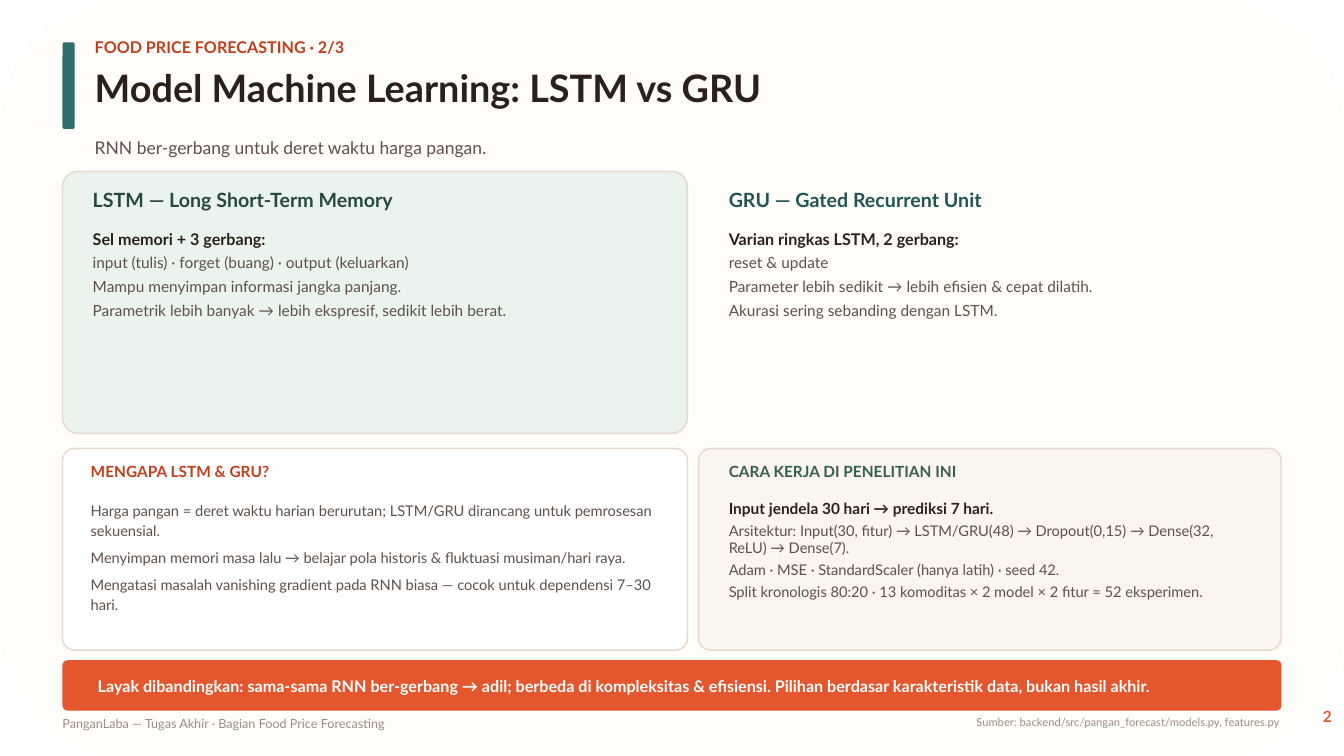
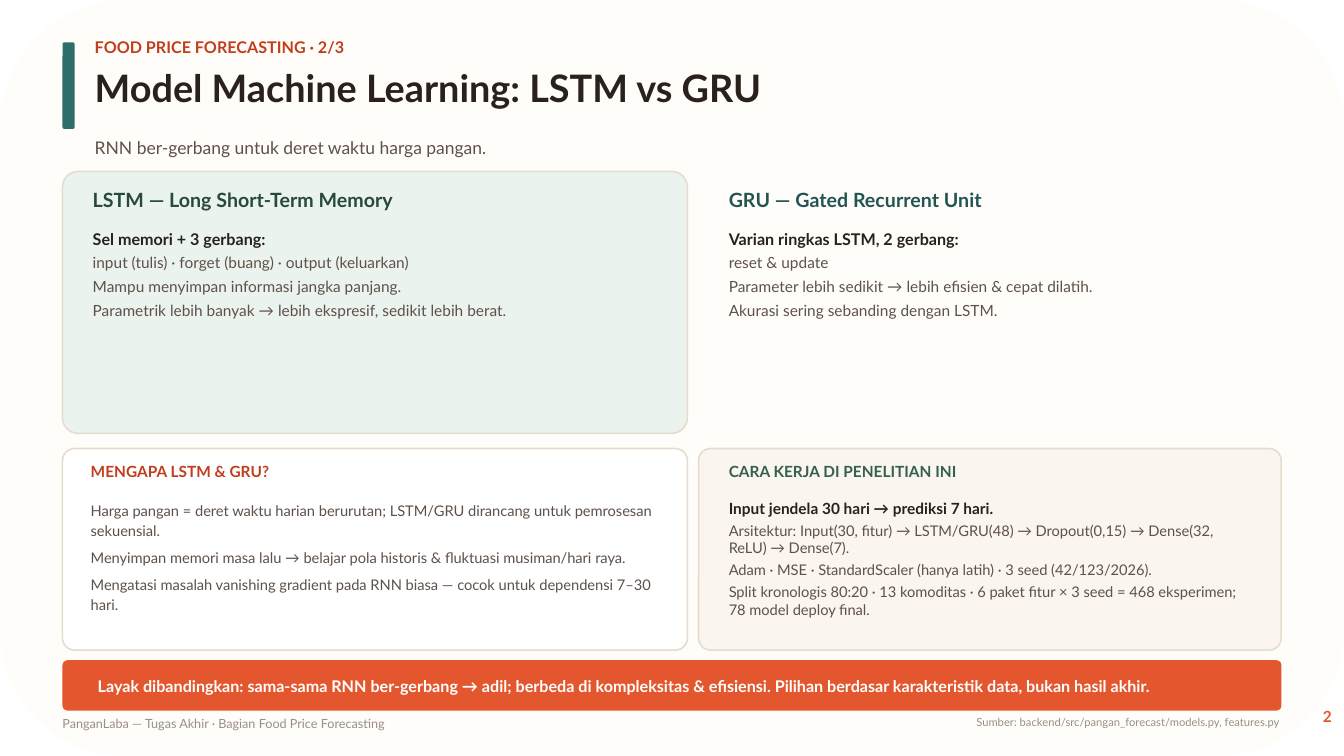
Before and after one commit to billyramadan/pangan-Laba, a slide deck: slide 2 of reports/FoodPriceForecasting_3Slide_v2.pptx. Drawn at 1344x756 pixels with LibreOffice and Linux fonts; fonts in the diff are those of the drawing. Boxes give left, top, right and bottom in pixels: in the first picture for what was removed or moved away, otherwise in the second. Text is boxed around its words. In the diff, an @@ line names an element or a change of style, - is before the commit and + after.

```diff
--- a/reports/FoodPriceForecasting_3Slide_v2.pptx
+++ b/reports/FoodPriceForecasting_3Slide_v2.pptx
@@ text at [729, 564, 1236, 618]: text changed @@
-Adam · MSE · StandardScaler (hanya latih) · seed 42.
-Split kronologis 80:20 · 13 komoditas × 2 model × 2 fitur = 52 eksperimen.
+Adam · MSE · StandardScaler (hanya latih) · 3 seed (42/123/2026).
+Split kronologis 80:20 · 13 komoditas · 6 paket fitur × 3 seed = 468 eksperimen; 78 model deploy final.
```
Also in this commit, not shown: 2 other slides changed, 1 other file.
